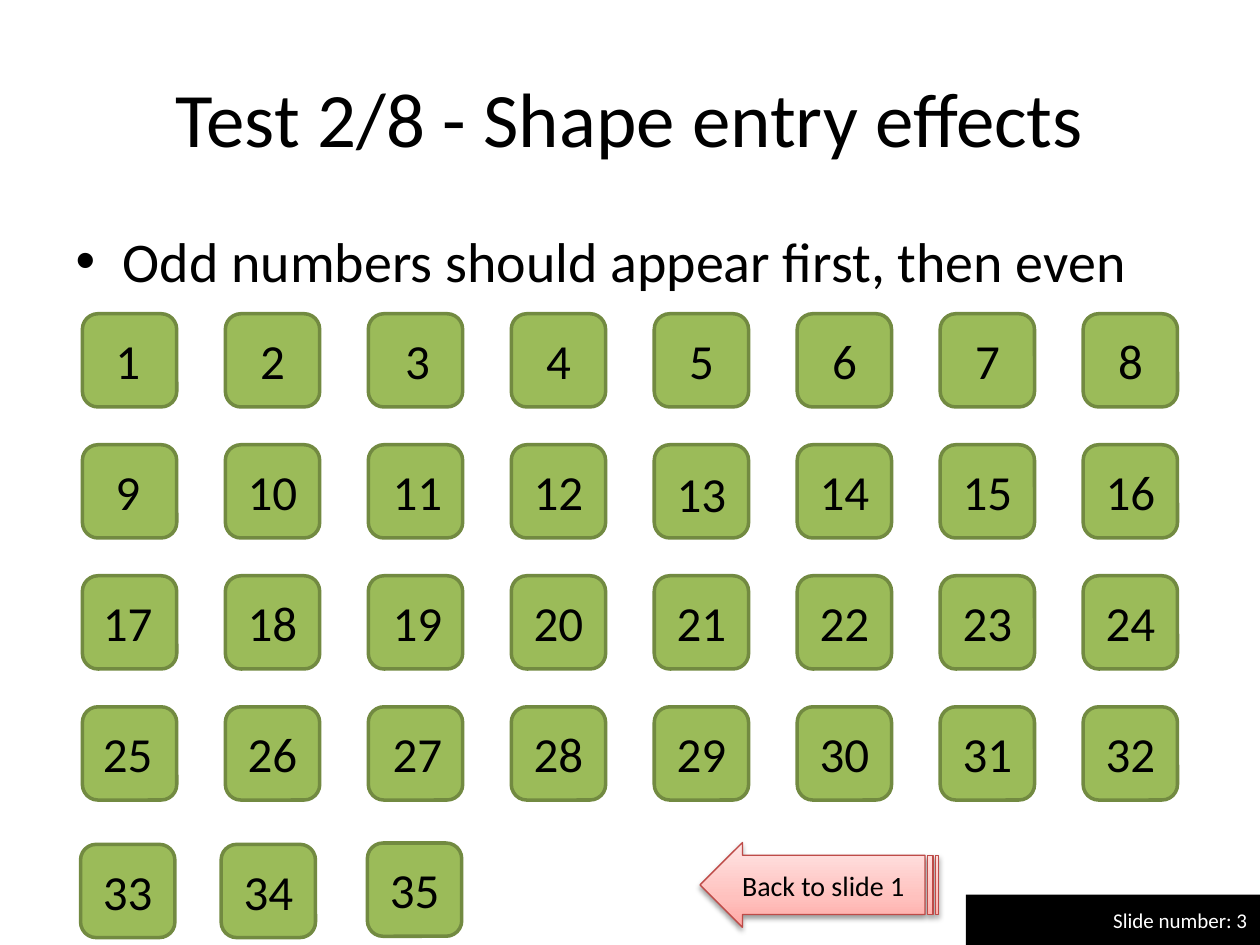
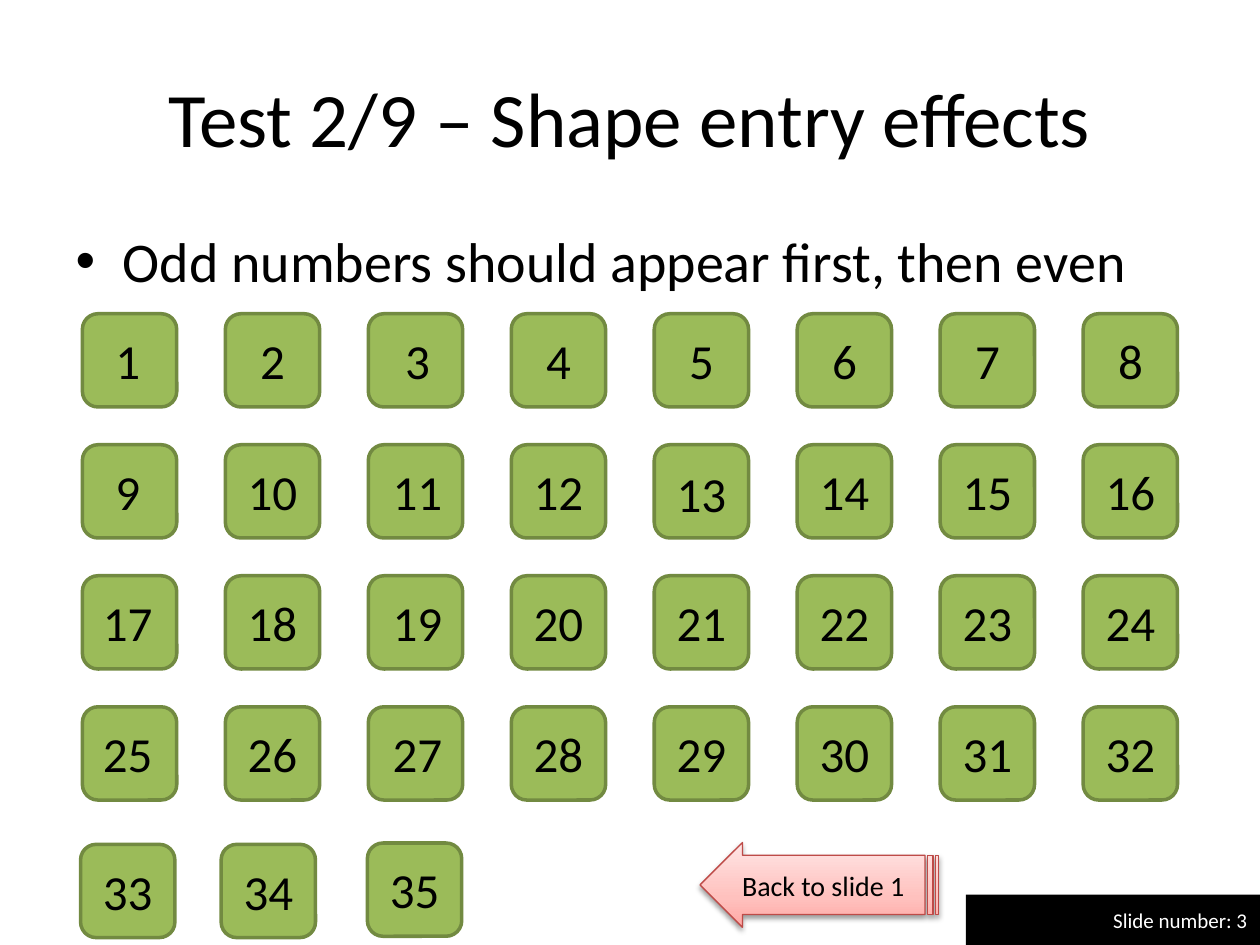
Before and after one commit to maxonthegit/PPspliT, a slide deck: slide 3 of src/PPT12+/PPspliT.pptm. Drawn at 1260x945 pixels with LibreOffice and Linux fonts; fonts in the diff are those of the drawing. Boxes give left, top, right and bottom in pixels: in the first picture for what was removed or moved away, otherwise in the second. Text is boxed around its words. In the diff, an @@ line names an element or a change of style, - is before the commit and + after.

```diff
--- a/src/PPT12+/PPspliT.pptm
+++ b/src/PPT12+/PPspliT.pptm
@@ title at bbox=[169, 93, 1090, 160]: text changed @@
-Test 2/8 - Shape entry effects
+Test 2/9 – Shape entry effects
```
Also in this commit, not shown: 11 other slides changed, 2 slides added.
